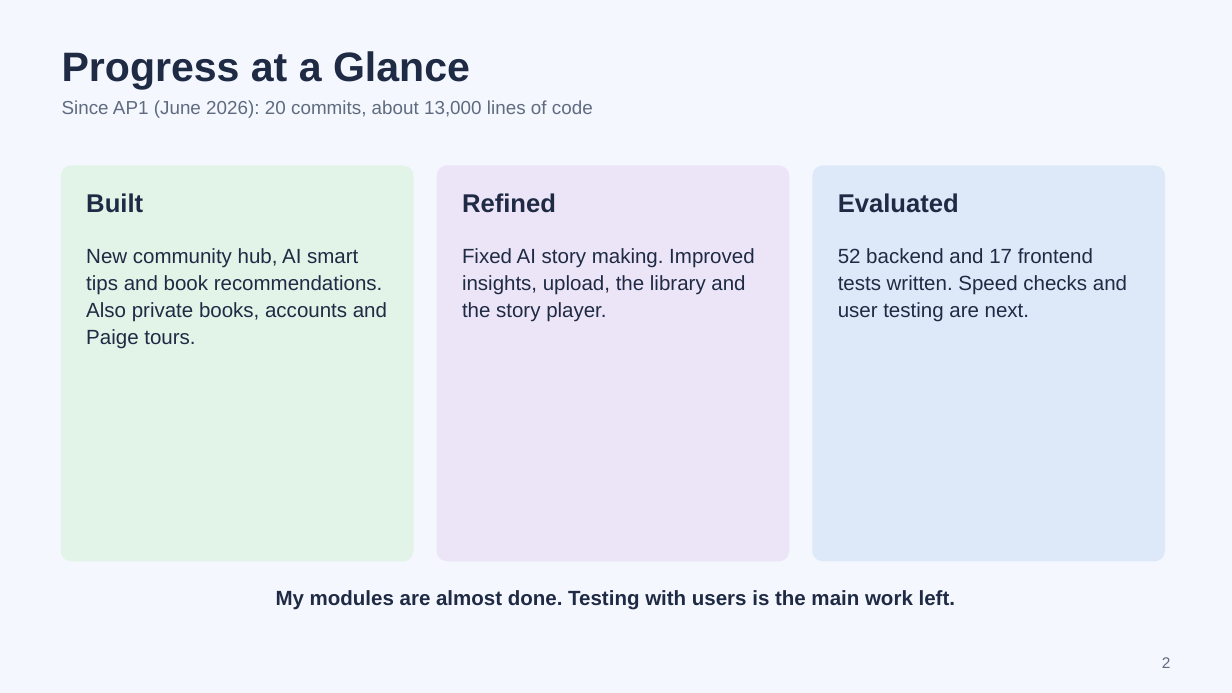
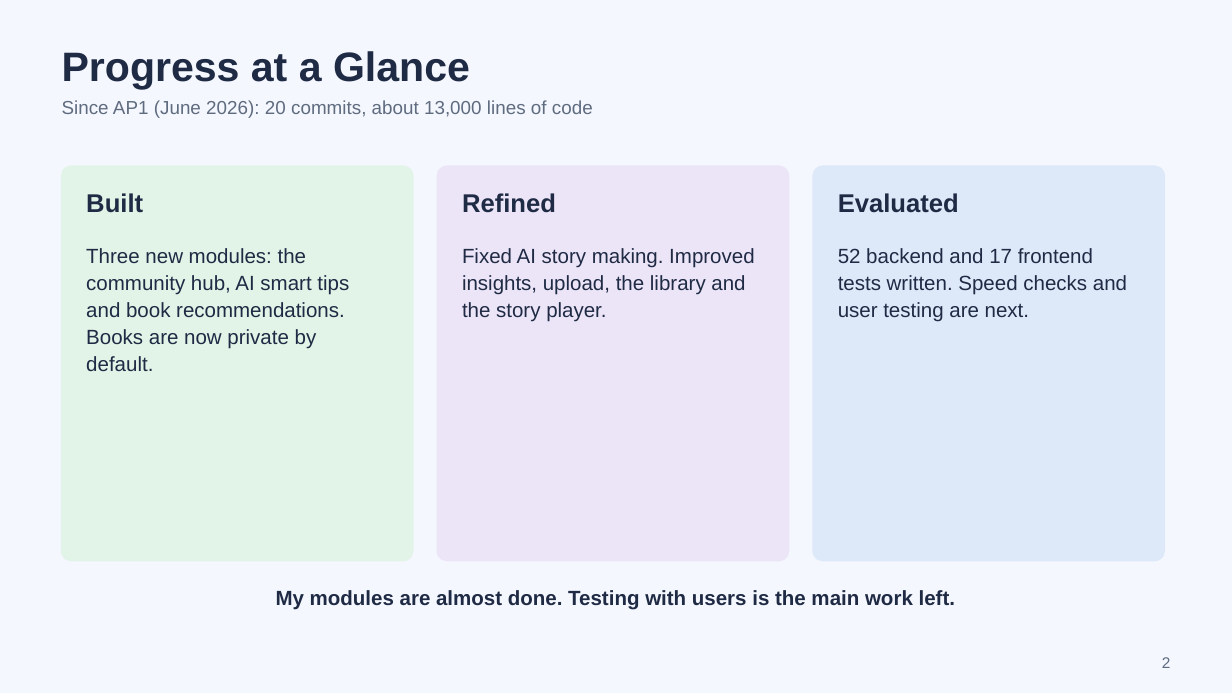
Before and after one commit to scz912/autism_audiobook, a slide deck: slide 2 of deliverables/Visual_Playlist_AP2_Progress.pptx. Drawn at 1232x693 pixels with LibreOffice and Linux fonts; fonts in the diff are those of the drawing. Boxes give left, top, right and bottom in pixels: in the first picture for what was removed or moved away, otherwise in the second. Text is boxed around its words. In the diff, an @@ line names an element or a change of style, - is before the commit and + after.

```diff
--- a/deliverables/Visual_Playlist_AP2_Progress.pptx
+++ b/deliverables/Visual_Playlist_AP2_Progress.pptx
@@ text at [86, 248, 349, 371]: text changed @@
-New community hub, AI smart tips and book recommendations. Also private books, accounts and Paige tours.
+Three new modules: the community hub, AI smart tips and book recommendations. Books are now private by default.
```
Also in this commit, not shown: 8 other slides changed, 1 slide removed, 1 other file.
